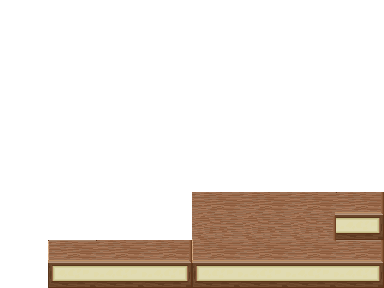
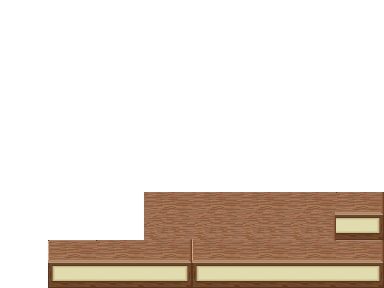
Layer changes from the first 384 x 288 image to the second:
pixels changed over [144, 192, 192, 240] (layer not identified)
